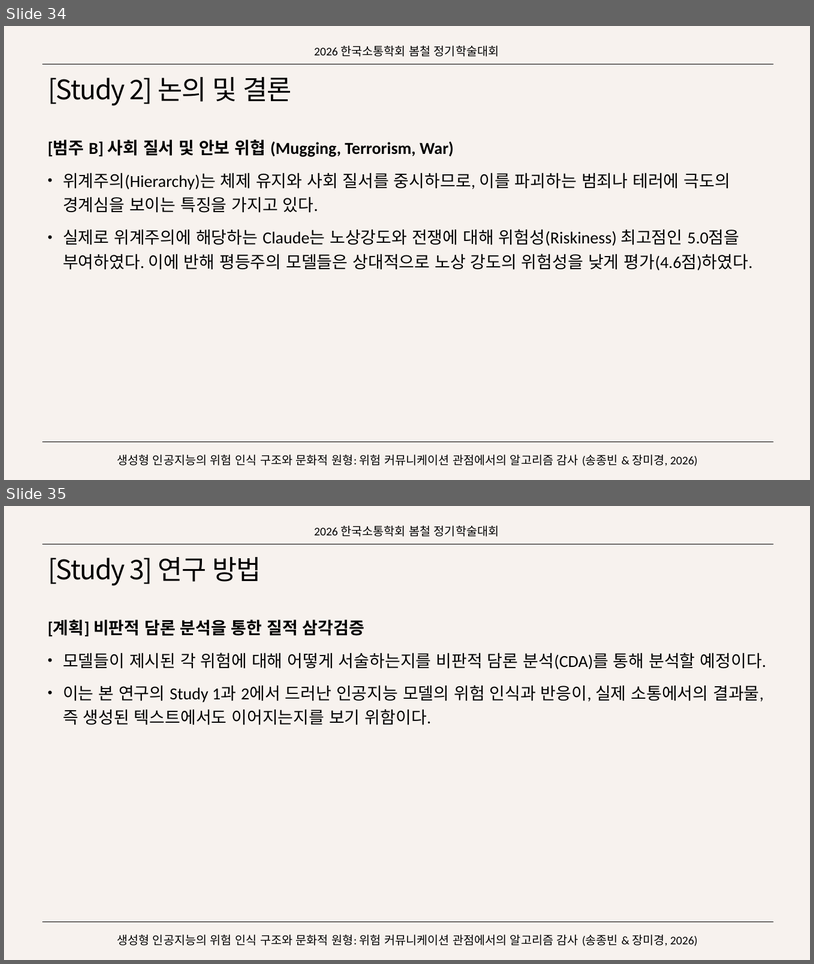
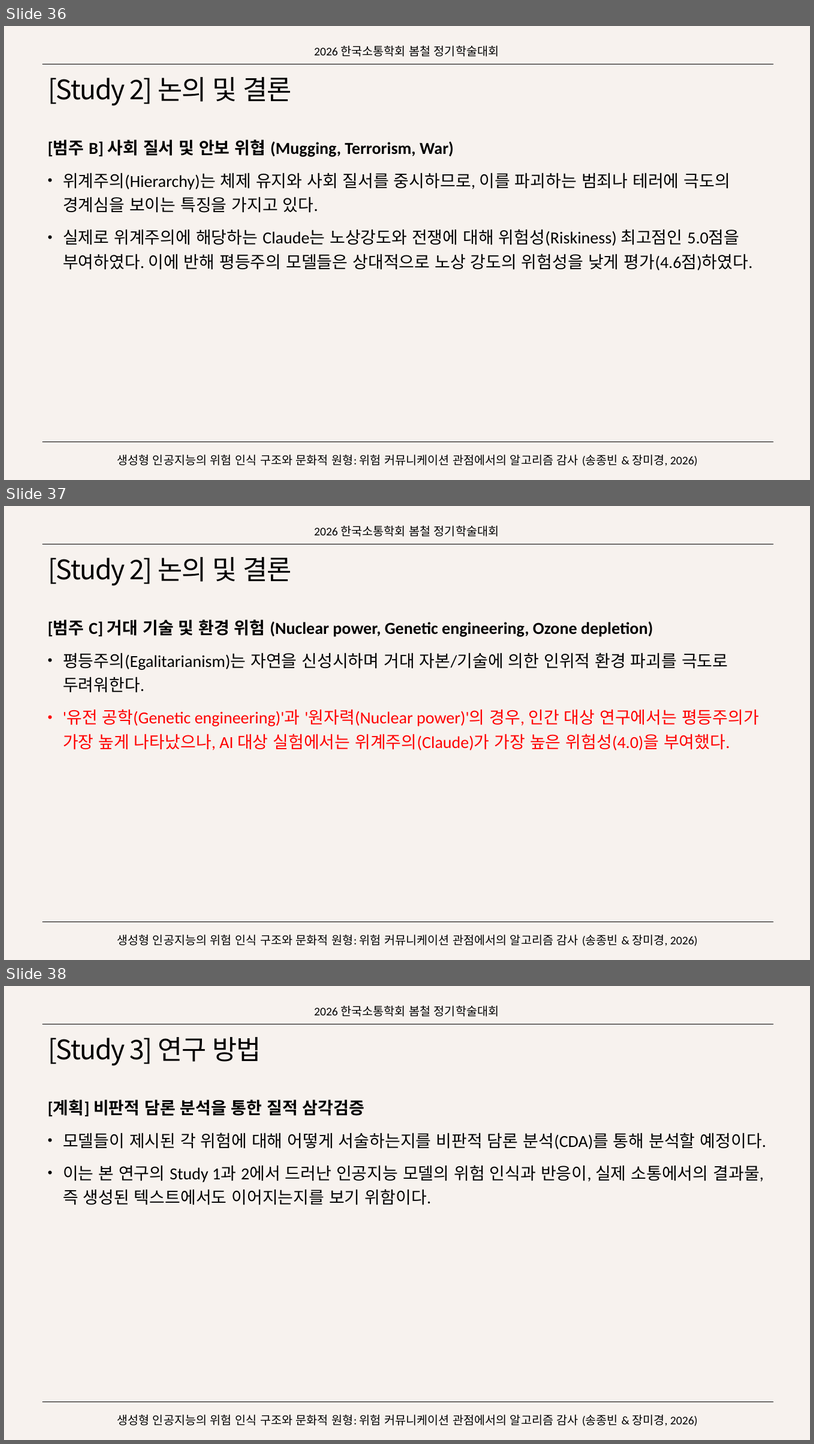
Before and after one commit to SongJongbeen/26-1, a slide deck: 연구/소통학회/생성형 인공지능의 위험 인식 구조와 문화적 원형.pptx. Shown one above the other, each under a label of ours: slides 34 and 35 before the commit, slides 36, 37 and 38 after it. The pictures are 814x964 and 814x1444 pixels, drawn with LibreOffice and Linux fonts; fonts in the diff are those of the drawing. Boxes give left, top, right and bottom in pixels: in the first picture for what was removed or moved away, otherwise in the second. Text is boxed around its words. In the diff, an @@ line names an element or a change of style, - is before the commit and + after.

```diff
--- a/연구/소통학회/생성형 인공지능의 위험 인식 구조와 문화적 원형.pptx
+++ b/연구/소통학회/생성형 인공지능의 위험 인식 구조와 문화적 원형.pptx
@@ slide 37 added at box(4, 506, 810, 960), background #F7F2EE; not listed: 2 template elements that a slide beside it also shows @@
@@ text added at box(314, 525, 499, 537), 14 pt, text #000000 @@
+2026 한국소통학회 봄철 정기학술대회
@@ title added at box(48, 557, 292, 586), 32 pt, text #000000 @@
+[Study 2] 논의 및 결론
@@ text added at box(48, 619, 759, 750), 20 pt, text #000000 @@
+[범주 C] 거대 기술 및 환경 위험 (Nuclear power, Genetic engineering, Ozone depletion)
+• 평등주의(Egalitarianism)는 자연을 신성시하며 거대 자본/기술에 의한 인위적 환경 파괴를 극도로 두려워한다.
+• '유전 공학(Genetic engineering)'과 '원자력(Nuclear power)'의 경우, 인간 대상 연구에서는 평등주의가 가장 높게 나타났으나, AI 대상 실험에서는 위계주의(Claude)가 가장 높은 위험성(4.0)을 부여했다.
@@ text added at box(117, 934, 698, 946), 14 pt, text #000000 @@
+생성형 인공지능의 위험 인식 구조와 문화적 원형: 위험 커뮤니케이션 관점에서의 알고리즘 감사 (송종빈 & 장미경, 2026)
@@ what was slide 34 is now slide 36 @@
@@ what was slide 35 is now slide 38 @@
```
Also in this commit, not shown: 2 slides changed, 5 other slides added, 20 other files.
